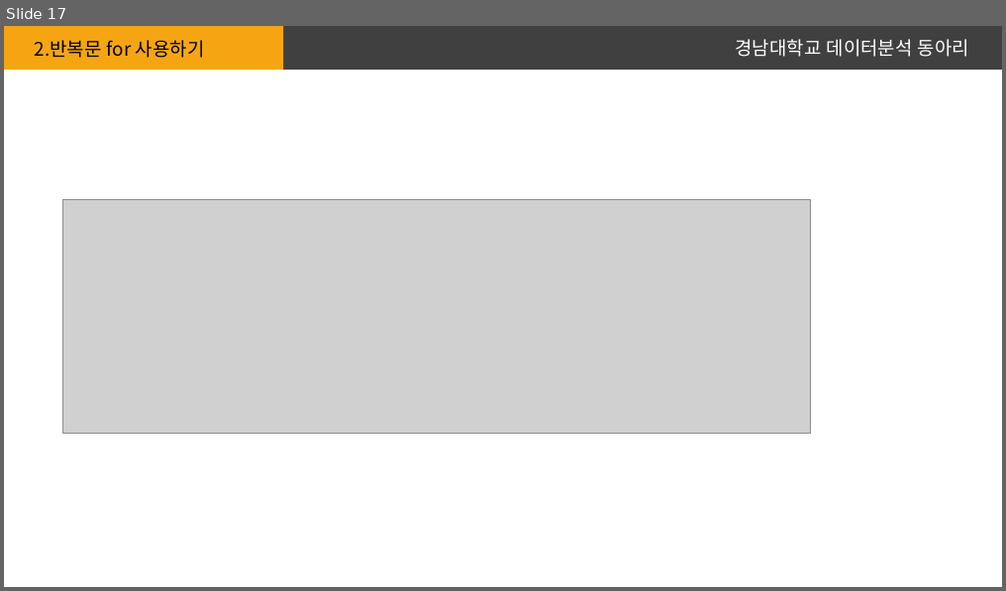
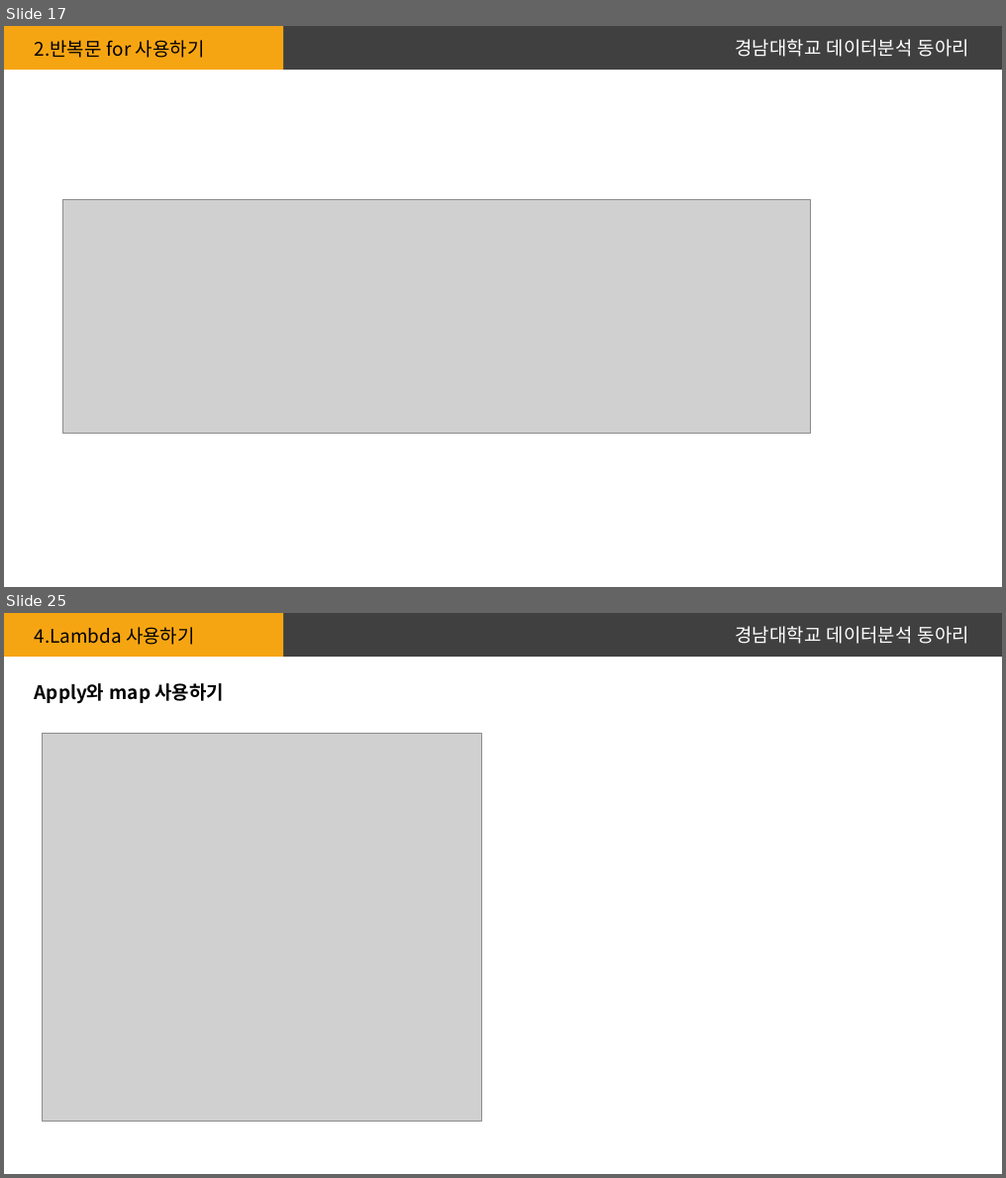
Before and after one commit to Sociology-Ku/DA_2021, a slide deck: Team_B/발표자료/반복문,조간문기본.pptx. Shown one above the other, each under a label of ours: slide 17 before the commit, slides 17 and 25 after it; the slides between them are not shown. The pictures are 1006x591 and 1006x1178 pixels, drawn with LibreOffice and Linux fonts; fonts in the diff are those of the drawing; grey boxes stand for pictures. Boxes give left, top, right and bottom in pixels: in the first picture for what was removed or moved away, otherwise in the second. Text is boxed around its words. In the diff, an @@ line names an element or a change of style, - is before the commit and + after.

```diff
--- a/Team_B/발표자료/반복문,조간문기본.pptx
+++ b/Team_B/발표자료/반복문,조간문기본.pptx
@@ slide 25 added at [4,613,1002,1174], background #FFFFFF; not listed: 2 template elements that a slide beside it also shows @@
@@ text added at [35,627,195,645], 18 pt, text #000000 @@
+4.Lambda 사용하기
@@ text added at [735,626,969,644], 18 pt, text #FFFFFF @@
+경남대학교 데이터분석 동아리
@@ text added at [35,683,225,704], 18 pt, text #000000, bold @@
+Apply와 map 사용하기
@@ picture added at [42,734,481,1121] @@
```
Also in this commit, not shown: 7 other slides added.
